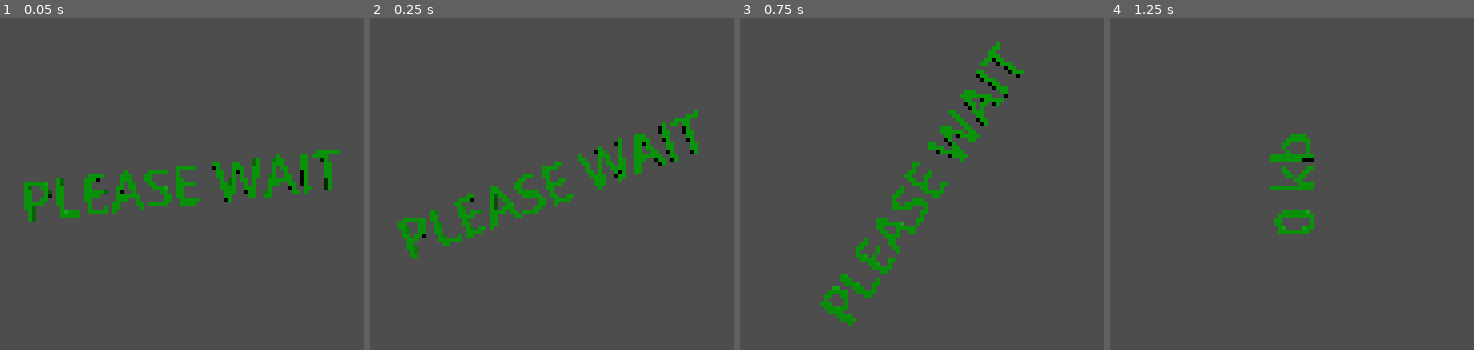
Above: before the commit, frames 1-4 (left to right).
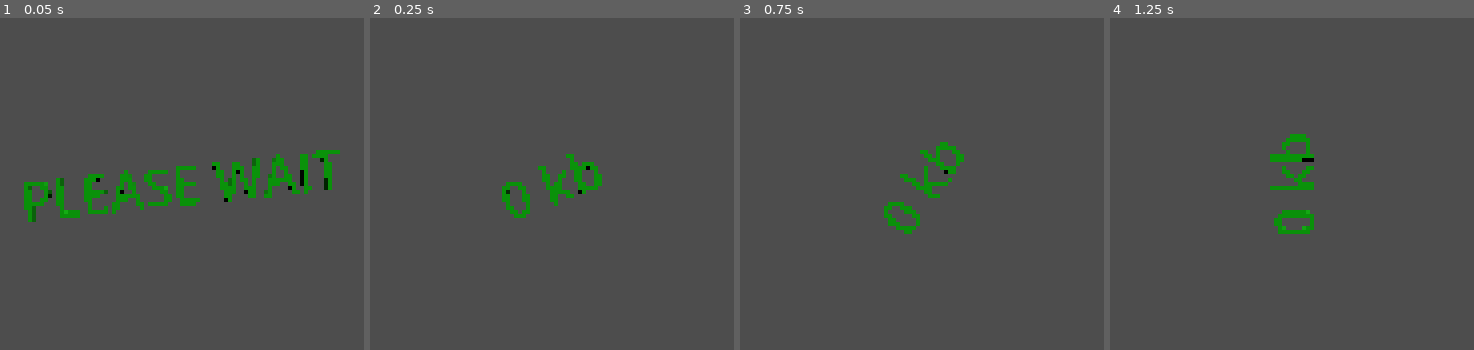
Above: after the commit, the same moments.

Repository: kfj001/react_godot
Game: Godot game, scene res://scene_root.tscn
The game is run twice, just before and just after one commit, with the same random seed, the same clock (stepped at 60 frames per second) and the same inputs.
Inputs:
- Up to frame 1 (0.05 s): no input
- Up to frame 2 (0.25 s): no input
- Up to frame 3 (0.75 s): no input
- Up to frame 4 (1.25 s): no input

Frame 1 is identical in both runs. In frame 2, 4.5% of the frame differs, in the area x 7-91%, y 27-73%; in frame 3, 4.4%; in frame 4, nothing differs.

Commit message:
Speeds up progress update

Diff:
--- a/sources/godot/visualizer/scene_root.tscn
+++ b/sources/godot/visualizer/scene_root.tscn
@@ -75,6 +75,7 @@
 target_mesh = NodePath("../MeshInstance3D")
 
 [node name="Timer" type="Timer" parent="."]
+wait_time = 0.1
 
 [connection signal="request_completed" from="HTTPRequest" to="HTTPRequest" method="_on_done"]
 [connection signal="timeout" from="Timer" to="." method="_on_timer_timeout"]
Not shown, changed: sources/react/my-react-app/.gitignore
Not shown, changed: sources/react/my-react-app/public/visualizer/Visualizer.html
Not shown, changed: sources/react/my-react-app/public/visualizer/Visualizer.pck
